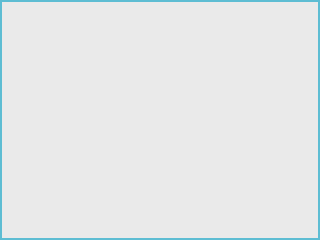
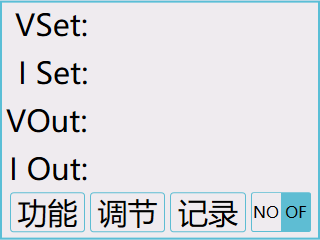
Comparing the layer stacks of the two (320, 240) images. Changes:
renamed "矩形 1" to "图层 2", painted on it over left=0, top=0, right=320, bottom=240
added layer "图层 1" above "背景" over left=0, top=0, right=320, bottom=240
painted on "背景" over left=0, top=0, right=320, bottom=240
